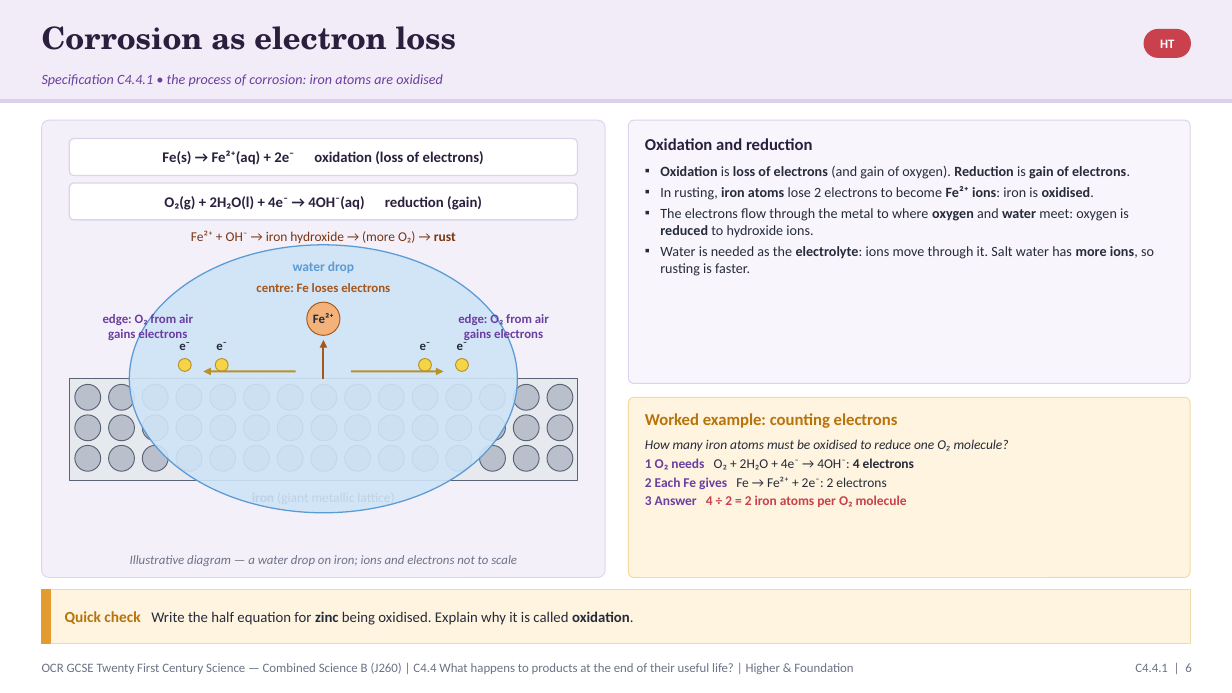
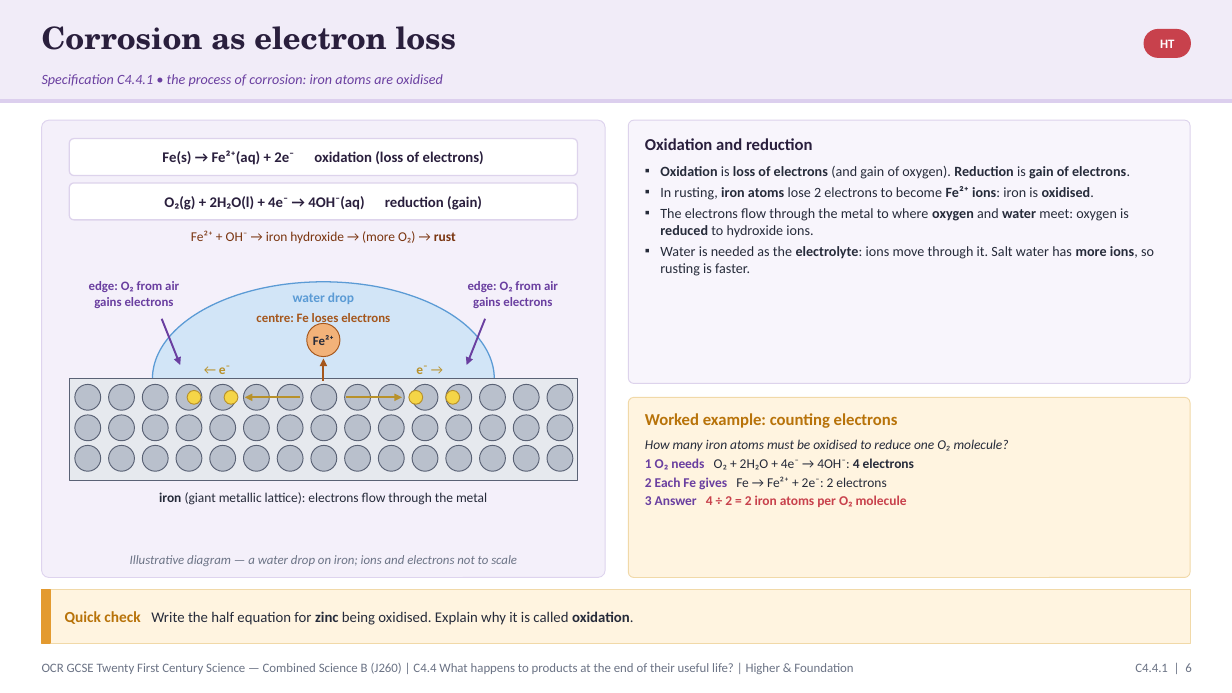
Before and after one commit to pstephenphilip-ship-it/Piri-MBBS, a slide deck: slide 6 of gcse-slides/ocr-chemistry/OCR21C_C4.4_EndOfLife_Combined.pptx. Drawn at 1232x693 pixels with LibreOffice and Linux fonts; fonts in the diff are those of the drawing. Boxes give left, top, right and bottom in pixels: in the first picture for what was removed or moved away, otherwise in the second. Text is boxed around its words. In the diff, an @@ line names an element or a change of style, - is before the commit and + after.

```diff
--- a/gcse-slides/ocr-chemistry/OCR21C_C4.4_EndOfLife_Combined.pptx
+++ b/gcse-slides/ocr-chemistry/OCR21C_C4.4_EndOfLife_Combined.pptx
@@ text "edge: O₂ from air": place and size @@
-text "edge: O₂ from air" at (103,312,193,340)
+text "edge: O₂ from air" at (89,281,179,308)
@@ ellipse: place and size @@
-ellipse at (129,245,518,513)
+ellipse at (152,282,494,476)
@@ text "water drop": place and size @@
-text "water drop" at (293,261,354,273)
+text "water drop" at (293,292,354,304)
@@ text "edge: O₂ from air": place and size @@
-text "edge: O₂ from air" at (458,312,549,342)
+text "edge: O₂ from air" at (468,281,558,308)
@@ arrow added from (162, 319) to (180, 365), #6A3FA0 1.5 pt @@
@@ text "centre: Fe loses electrons" rewrapped from (256,283,390,292) to (256,313,390,326) @@
@@ text "Fe²⁺": place and size @@
-text "Fe²⁺" at (313,313,334,323)
+text "Fe²⁺" at (313,335,334,345)
@@ ellipse: place and size @@
-ellipse at (307,302,340,335)
+ellipse at (307,323,340,357)
@@ arrow added from (485, 319) to (467, 365), #6A3FA0 1.5 pt @@
@@ text removed at (179,342,190,350) @@
-e⁻
@@ arrow moved from (323, 379) - (323, 340) to (323, 381) - (323, 359) @@
@@ text removed at (457,339,468,350) @@
-e⁻
@@ text at (219,365,230,374): text changed; size 10 to 10.5 pt; text colour #262B3A to #B8912A @@
-e⁻
+← e⁻
@@ text at (416,365,427,374): text changed; size 10 to 10.5 pt; text colour #262B3A to #B8912A @@
-e⁻
+e⁻ →
@@ ellipse: place and size @@
-ellipse at (178,359,191,372)
+ellipse at (187,390,201,404)
@@ ellipse: place and size @@
-ellipse at (215,359,228,372)
+ellipse at (224,390,238,404)
@@ arrow moved from (296, 372) - (203, 372) to (300, 397) - (245, 397) @@
@@ arrow (300, 397) - (245, 397): stroke #B8912A 1.5 pt to #B8912A 1.75 pt @@
@@ arrow moved from (351, 372) - (444, 372) to (347, 397) - (402, 397) @@
@@ arrow (347, 397) - (402, 397): stroke #B8912A 1.5 pt to #B8912A 1.75 pt @@
@@ ellipse: place and size @@
-ellipse at (419,359,432,372)
+ellipse at (409,390,422,404)
@@ ellipse: place and size @@
-ellipse at (456,359,469,372)
+ellipse at (446,390,460,404)
@@ text at (159,492,487,505): text changed @@
-iron (giant metallic lattice)
+iron (giant metallic lattice): electrons flow through the metal
```
Also in this commit, not shown: 9 other slides changed, 4 other files.
